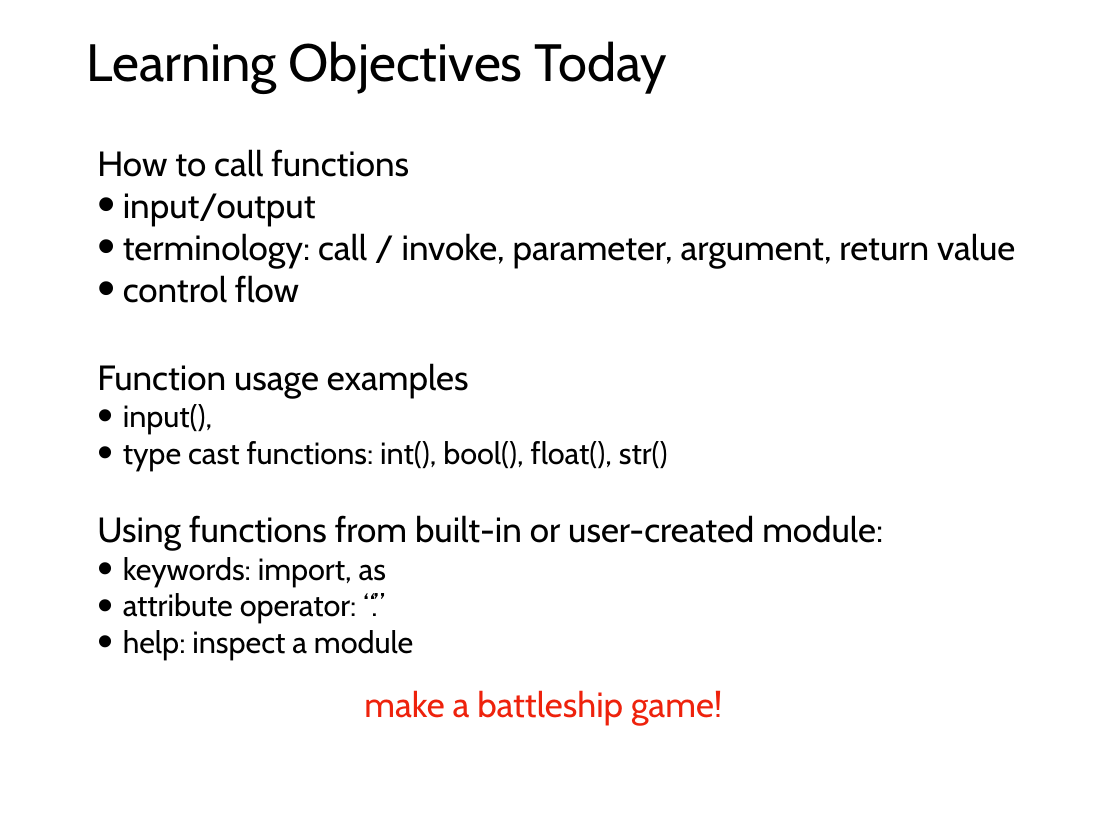
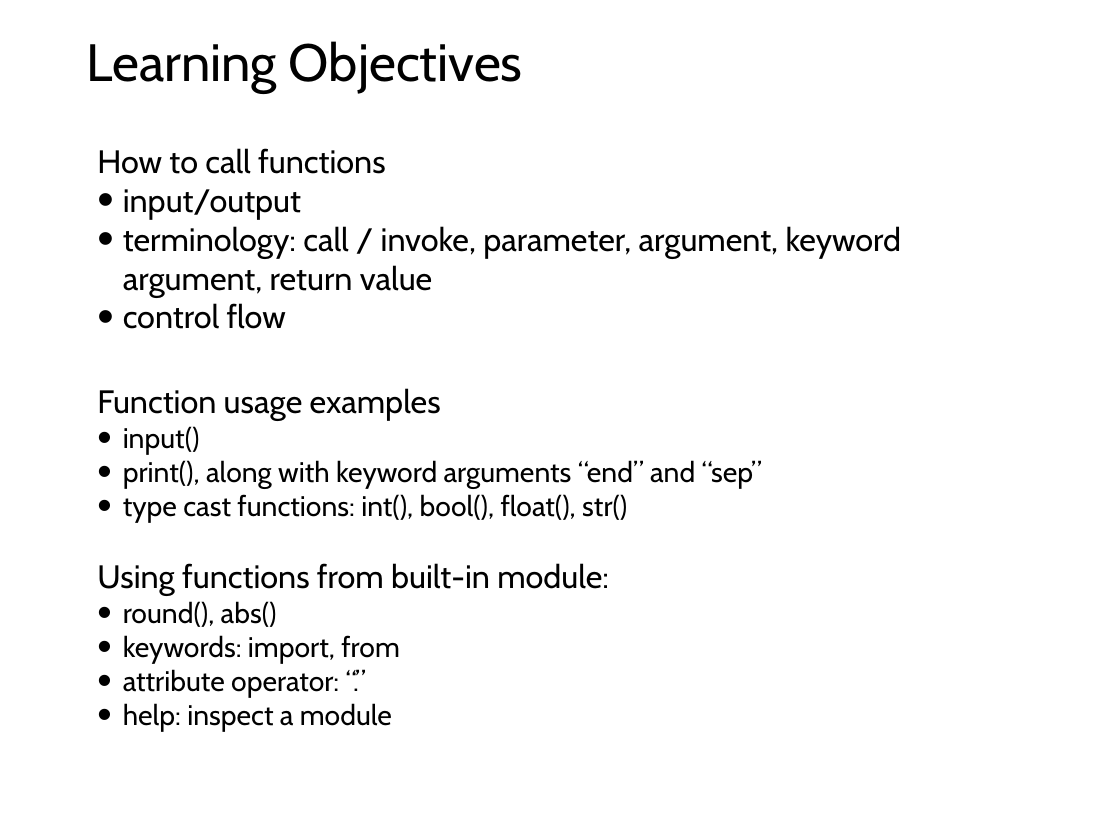
Before and after one commit to tylerharter/caraza-harter-com, a slide deck: slide 2 of tyler/meena/cs220/s22/materials/lecture_ppts/lec_05_S22.ppt. Drawn at 1120x840 pixels with LibreOffice and Linux fonts; fonts in the diff are those of the drawing. Boxes give left, top, right and bottom in pixels: in the first picture for what was removed or moved away, otherwise in the second. Text is boxed around its words. In the diff, an @@ line names an element or a change of style, - is before the commit and + after.

Commit message:
Lec 5 slides

```diff
--- a/tyler/meena/cs220/s22/materials/lecture_ppts/lec_05_S22.ppt
+++ b/tyler/meena/cs220/s22/materials/lecture_ppts/lec_05_S22.ppt
@@ title at box(86, 41, 523, 93): text changed @@
-Learning Objectives Today
+Learning Objectives
@@ text at box(97, 148, 627, 731): size 32 to 29.6 pt in "How to call functions", "input/output", "control flow", "Function usage examples"; size 28 to 25.9 pt in "type cast functions: int(), bool(), float(), str()", "attribute operator: “.”", "help: inspect a module" @@
@@ text at box(123, 226, 902, 297): text changed; size 32 to 29.6 pt @@
-• terminology: call / invoke, parameter, argument, return value
+• terminology: call / invoke, parameter, argument, keyword argument, return value
@@ text at box(123, 426, 762, 488): text changed; size 28 to 25.9 pt @@
-• input(),
+• input()
+• print(), along with keyword arguments “end” and “sep”
@@ text at box(97, 563, 609, 663): text changed; size 32 to 29.6 pt @@
-Using functions from built-in or user-created module:
-• keywords: import, as
+Using functions from built-in module:
+• round(), abs()
+• keywords: import, from
@@ text removed at box(364, 690, 722, 726) @@
-make a battleship game!
```
Also in this commit, not shown: 7 other slides changed, 2 slides added, 11 slides removed, 1 other file.
